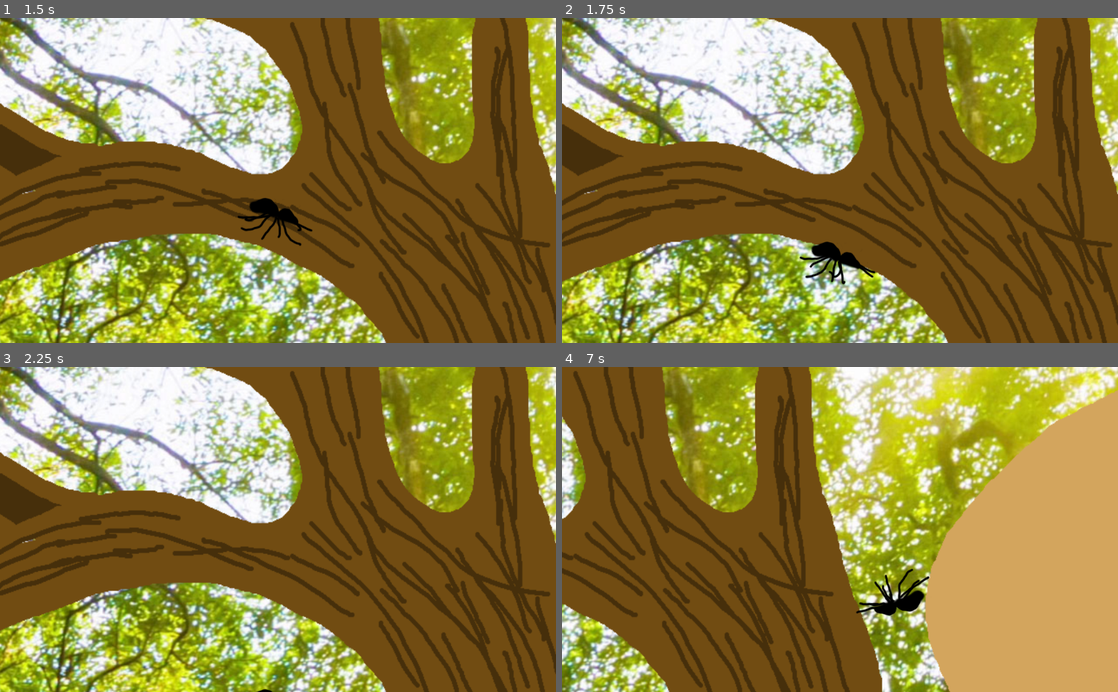
Above: before the commit, frames 1-4 (two rows, left to right).
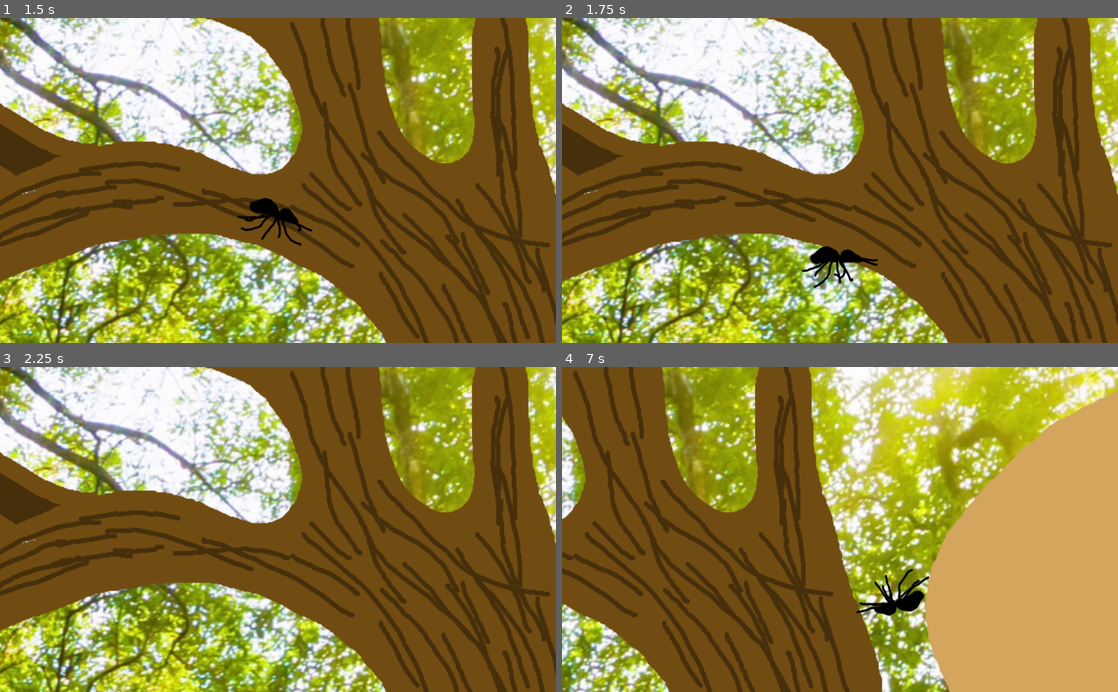
Above: after the commit, the same moments.

Repository: MarmotaGames/aracnotopia
Game: Godot game, scene res://levels/main/main.tscn
Two runs of this game, one before a commit and one after it. Both use one fixed random seed, a clock stepped at 60 frames per second and the inputs below.
Inputs (mouse positions are in pixels of both pictures, inside the frame that each line leads up to):
- Up to frame 1 (1.5 s): tap Enter at 0.5 s; move the mouse to (250, 245) at 0.52 s; hold Up (ui_up) from 0.53 s (still down); tap Ctrl (attachOrDetachFromArea) at 0.6 s; click (250, 245) at 0.67 s; tap L (dropFromWeb) at 0.8, 1.35 s; move the mouse to (444, 229) at 1.27 s
- Up to frame 2 (1.75 s): keep holding Up (ui_up); tap Ctrl (attachOrDetachFromArea) at 1.55 s
- Up to frame 3 (2.25 s): move the mouse to (111, 480) at 2.02 s; release Up (ui_up) at 2.03 s; hold Left (ui_left) from 2.03 s (still down); tap Ctrl (attachOrDetachFromArea) at 2.1 s
- Up to frame 4 (7 s): tap L (dropFromWeb) at 2.3, 2.85, 3.8, 5.1, 6.6 s; move the mouse to (867, 529) at 2.77 s; click (867, 529) at 2.92 s; tap Ctrl (attachOrDetachFromArea) at 3.05, 4.35, 5.85 s; move the mouse to (756, 448) at 3.52 s; release Left (ui_left) at 3.53 s; press the mouse at (756, 448) at 3.53 s; hold Down (ui_down) 3.53-4.28 s; move the mouse to (962, 513) at 4.27 s; release the mouse at (962, 513) at 4.28 s; hold Right (ui_right) 4.28-5.03 s; move the mouse to (728, 545) at 5.02 s; hold Up (ui_up) 5.03-5.78 s; click (728, 545) at 5.17 s; move the mouse to (895, 458) at 5.77 s; hold Right (ui_right) from 5.78 s (still down); move the mouse to (812, 594) at 6.52 s

Frame 1 is identical in both runs. In frame 2, 0.7% of the frame differs, in the area x 42-57%, y 68-84%; in frame 3, less than 0.1%; in frame 4, less than 0.1%.
Error before the commit: Invalid get index 'angular_velocity' (on base: 'previously freed instance'). (res://player/Player_rigido.gd:198)
Error after the commit: Invalid get index 'angular_velocity' (on base: 'previously freed instance'). (res://player/Player_rigido.gd:195)

Commit message:
Bugfixes + web length now affects launching speed

Diff:
--- a/GodotProject/player/Player_rigido.gd
+++ b/GodotProject/player/Player_rigido.gd
@@ -36,6 +36,7 @@
 
 var x = 1
 var y = 1
+var webLength = 1
 
 func _ready():
 	if spiderOnWeb:
@@ -56,9 +57,9 @@
 		webPinJointNode.set_node_b("../../Spider")
 
 		if dirKeys[2] and abs(self.rotation_degrees) <= 45:
-			webNode.apply_impulse(webNode.position,Vector2(-300,0))
+			webNode.apply_impulse(webNode.position,Vector2(-400,0))
 		if dirKeys[3] and abs(self.rotation_degrees) <= 45:
-			webNode.apply_impulse(webNode.position,Vector2(300,0))
+			webNode.apply_impulse(webNode.position,Vector2(400,0))
 
 	if lancamento: #calcular velocidade de lançamento
 		if rotation > 0:
@@ -67,17 +68,13 @@
 			fator = 1
 		if y > 0:
 			y*=-1 #dark magic
-		set_linear_velocity(Vector2(x*-1,y)*velocidadeDeLancamento)
+		set_linear_velocity(Vector2(x*-1,y)*webLength*velocidadeDeLancamento)
 		print(linear_velocity.x)
 		print(linear_velocity.y)
 		print("pausa")
 		lancamento = false
 
 func _physics_process(delta):
-
-	if spiderOnWeb and abs(rotation_degrees)<10:
-		nudgeLeft = false
-		nudgeRight = false
 
 	if fall:
 		$SpiderCollisionShape.rotation_degrees = 90
@@ -196,6 +193,7 @@
 	if Input.is_action_just_pressed("dropFromWeb"):
 		lancamento = true
 		webAngular = webNode.angular_velocity
+		webLength = webNode.spriteScale.y
 		x = webAngular*cos(webNode.rotation)
 		y = webAngular*sin(webNode.rotation)
 		fall = true
@@ -208,6 +206,7 @@
 			fall = false
 			direction.x = 0
 			direction.y = -1
+			rotation_degrees = 180
 			angle = 0
 			$AnimatedSprite.playing = false
 			$StickTimer.start()
